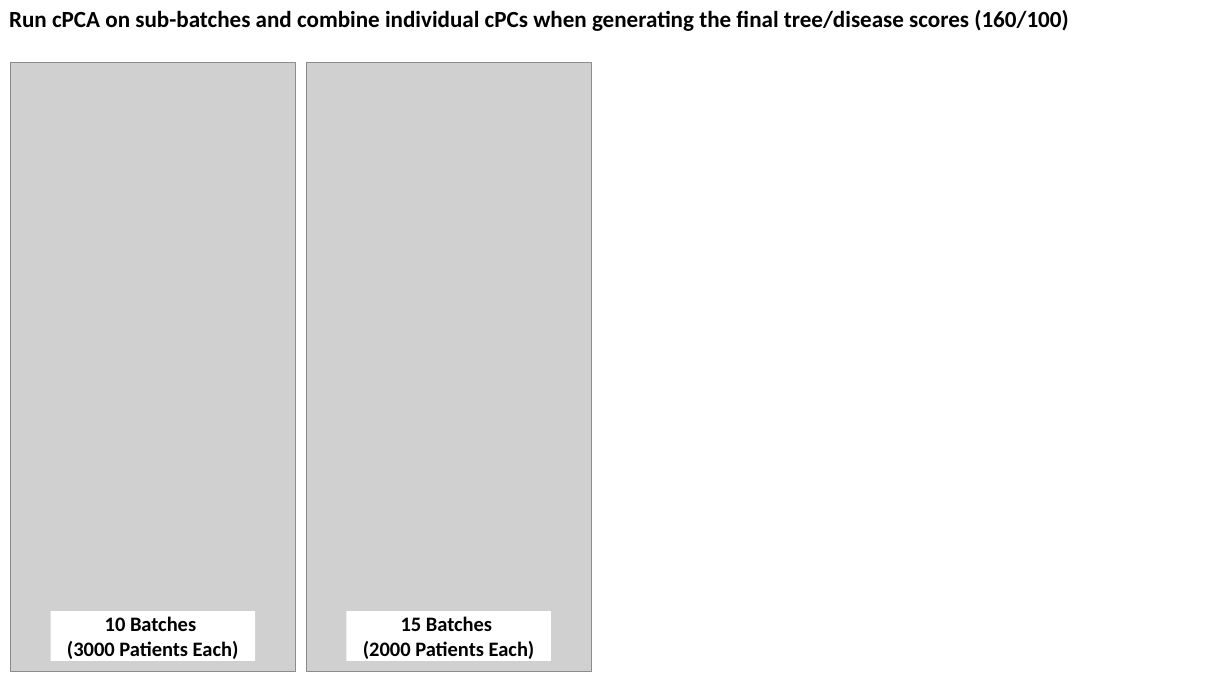
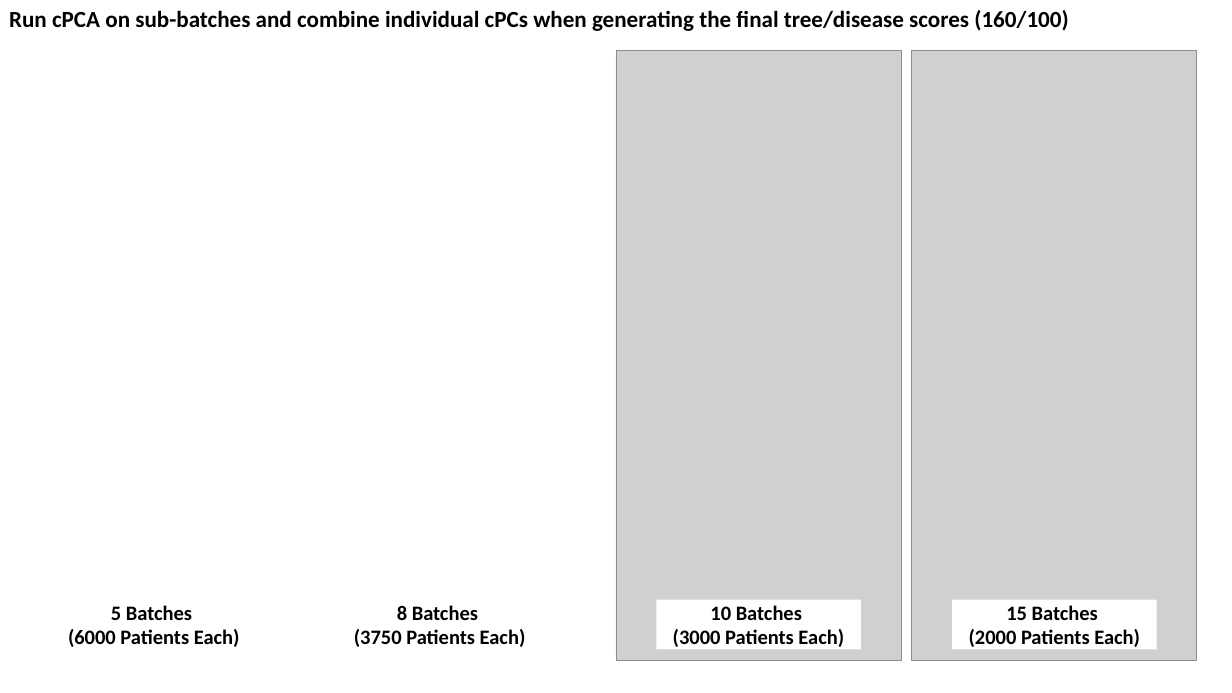
Before and after one commit to zhaohanxiong/OxfordCVM, a slide deck: slide 21 of job_results.pptx. Drawn at 1232x693 pixels with LibreOffice and Linux fonts; fonts in the diff are those of the drawing; grey boxes stand for pictures. Boxes give left, top, right and bottom in pixels: in the first picture for what was removed or moved away, otherwise in the second. Text is boxed around its words. In the diff, an @@ line names an element or a change of style, - is before the commit and + after.

```diff
--- a/job_results.pptx
+++ b/job_results.pptx
@@ text added at [68,605,240,647], 16 pt, text #000000, bold @@
+5 Batches
+(6000 Patients Each)
@@ text added at [354,605,526,647], 16 pt, text #000000, bold @@
+8 Batches
+(3750 Patients Each)
@@ 2 pictures, 2 rectangles: place and size @@
-2 pictures, 2 rectangles at [10,63,592,673]
+2 pictures, 2 rectangles at [616,51,1198,661]
```
Also in this commit, not shown: 1 slide removed, 1 other file.
